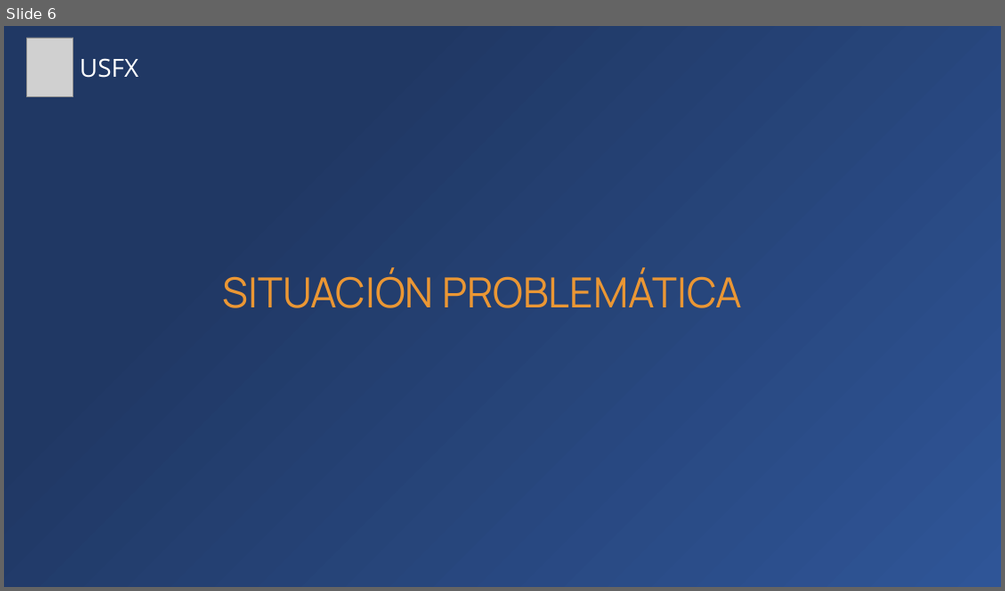
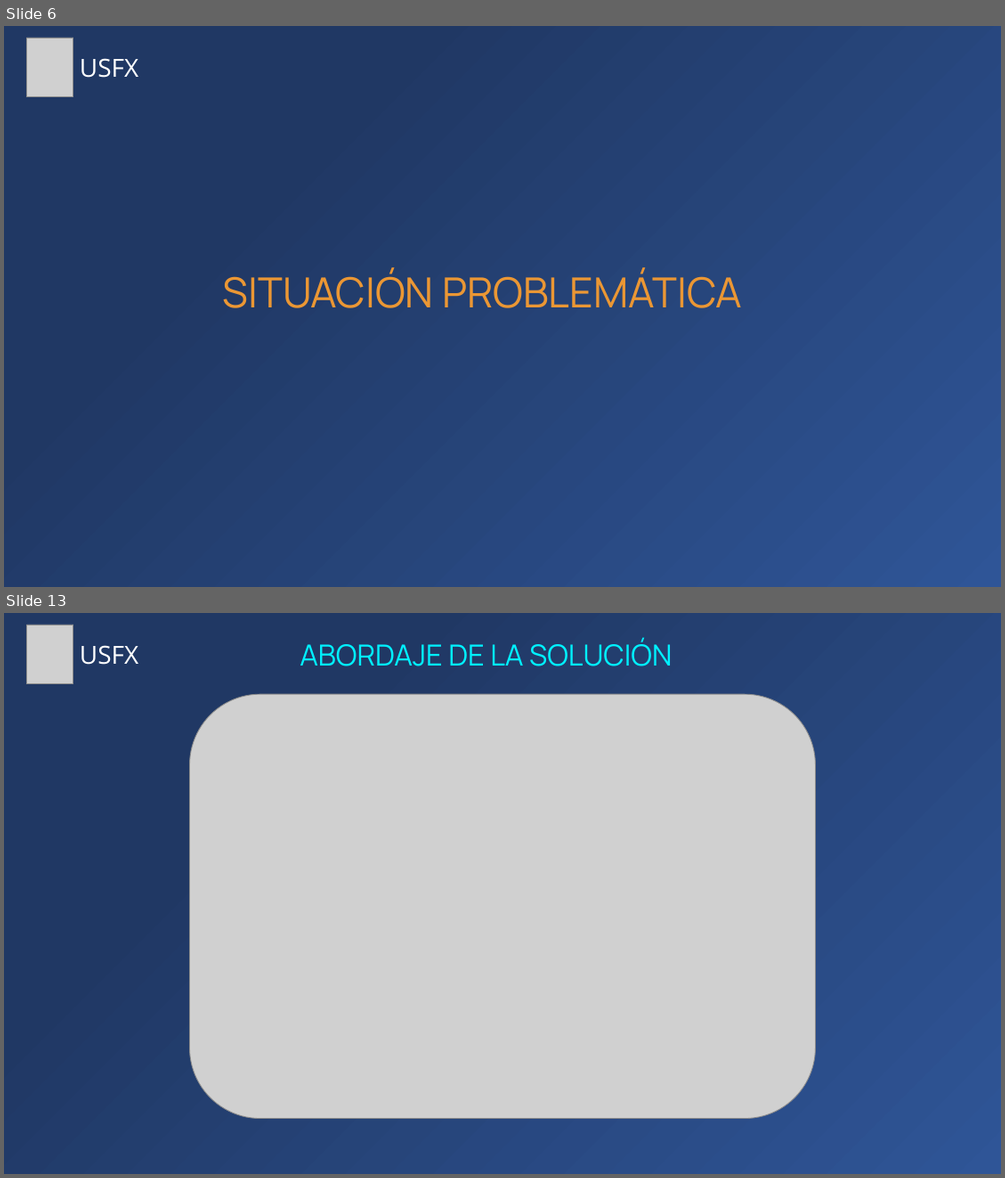
Before and after one commit to Zelechos/Generador-Css, a slide deck: documents/Presentación de Perfil - Modelo Generador CSS.pptx. Shown one above the other, each under a label of ours: slide 6 before the commit, slides 6 and 13 after it; the slides between them are not shown. The pictures are 1005x591 and 1005x1178 pixels, drawn with LibreOffice and Linux fonts; fonts in the diff are those of the drawing; grey boxes stand for pictures. Boxes give left, top, right and bottom in pixels: in the first picture for what was removed or moved away, otherwise in the second. Text is boxed around its words. In the diff, an @@ line names an element or a change of style, - is before the commit and + after.

```diff
--- a/documents/Presentación de Perfil - Modelo Generador CSS.pptx
+++ b/documents/Presentación de Perfil - Modelo Generador CSS.pptx
@@ slide 13 added at (x1=4, y1=613, x2=1001, y2=1174), background gradient #2F5597 to #203864 @@
@@ picture added at (x1=26, y1=625, x2=73, y2=683) @@
@@ text added at (x1=299, y1=638, x2=672, y2=666), 28 pt, text #00F1FF @@
+ABORDAJE DE LA SOLUCIÓN
@@ text added at (x1=80, y1=645, x2=138, y2=665), 24 pt, text #FFFFFF @@
+USFX
@@ picture added at (x1=189, y1=695, x2=816, y2=1119) @@
```
Also in this commit, not shown: 6 slides changed, 12 other slides added, 2 slides removed.
